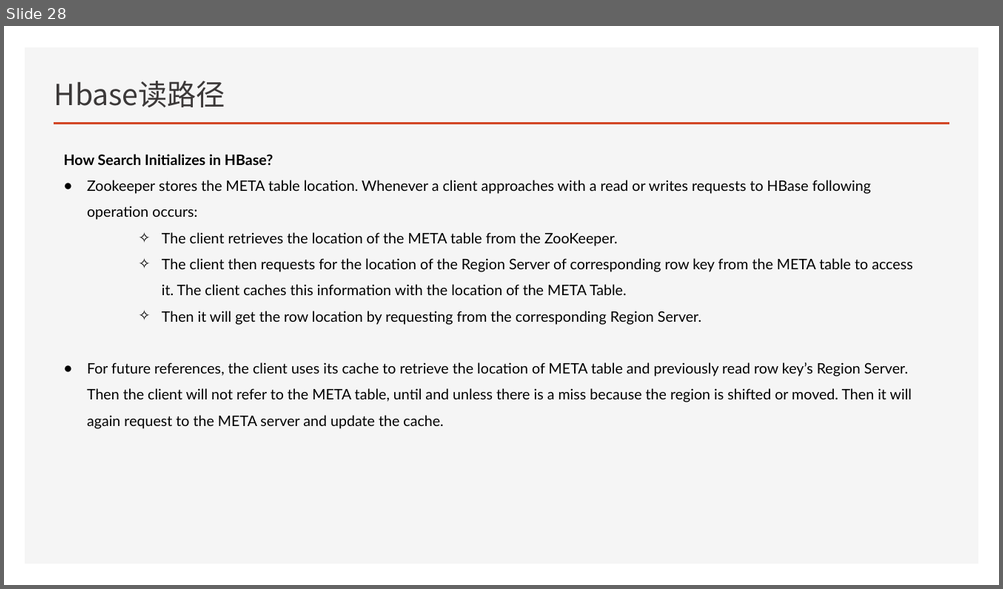
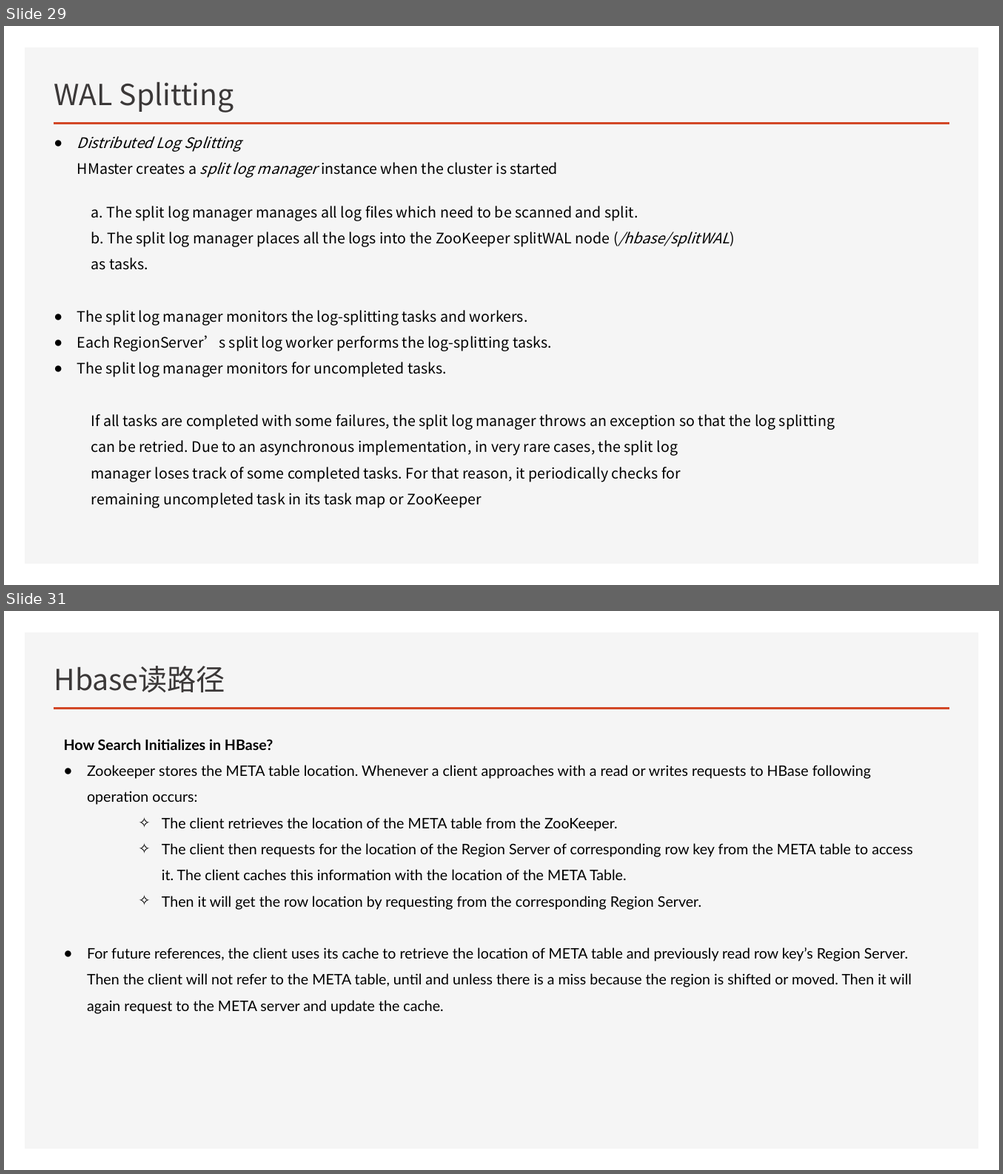
Before and after one commit to Zhangwusheng/Zhangwusheng.github.io, a slide deck: _posts/Hbase基本原理副本.pptx. Shown one above the other, each under a label of ours: slide 28 before the commit, slides 29 and 31 after it; the slides between them are not shown. The pictures are 1003x589 and 1003x1174 pixels, drawn with LibreOffice and Linux fonts; fonts in the diff are those of the drawing. Boxes give left, top, right and bottom in pixels: in the first picture for what was removed or moved away, otherwise in the second. Text is boxed around its words. In the diff, an @@ line names an element or a change of style, - is before the commit and + after.

```diff
--- a/_posts/Hbase基本原理副本.pptx
+++ b/_posts/Hbase基本原理副本.pptx
@@ slide 29 added at (4, 26, 999, 585), background #FFFFFF; not listed: 2 template elements that a slide beside it also shows @@
@@ title added at (54, 82, 234, 113), 28 pt, text #3B3838 @@
+WAL Splitting
@@ text added at (77, 136, 834, 508), 14 pt, text #000000 @@
+● Distributed Log Splitting
+  HMaster creates a split log manager instance when the cluster is started
+  a. The split log manager manages all log files which need to be scanned and split.
+  b. The split log manager places all the logs into the ZooKeeper splitWAL node (/hbase/splitWAL)
+  as tasks.
+● The split log manager monitors the log-splitting tasks and workers.
+● Each RegionServer’s split log worker performs the log-splitting tasks.
+● The split log manager monitors for uncompleted tasks.
+  If all tasks are completed with some failures, the split log manager throws an exception so that the log splitting
+  can be retried. Due to an asynchronous implementation, in very rare cases, the split log
+  manager loses track of some completed tasks. For that reason, it periodically checks for
+  remaining uncompleted task in its task map or ZooKeeper
@@ what was slide 28 is now slide 31 @@
```
Also in this commit, not shown: 2 slides changed, 5 other slides added, 2 slides removed.
